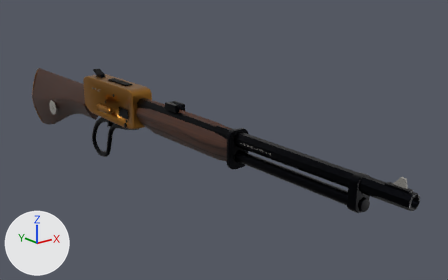
An edit to the glTF model public/models/lever.glb, drawn before and after from the same camera.
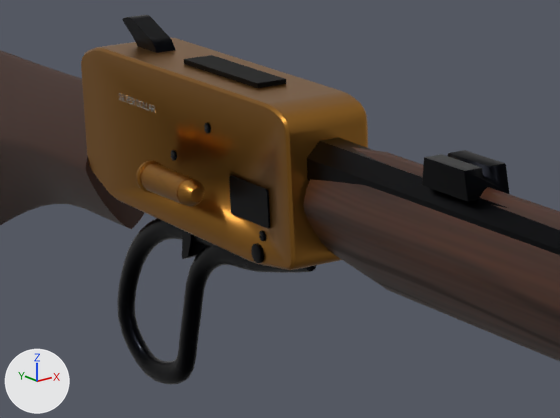
Each version appears first whole from a 50 mm camera at (-0.511, -0.912, 0.252) aimed at (0.076, -0.178, -0.041), and next in a close-up on the part from 14% to 44% of the width and 23% to 59% of the height. The axes (+X, +Y, +Z) are drawn at lower left. The lights are the same throughout. The first two pictures are the older version. Vertices at exactly the same position are counted once.

In view in the first close-up: 'Barrel', 'Forearm', 'Hammer', 'Lever', 'Loading round', 'Receiver', 'Stock' and 1 more.
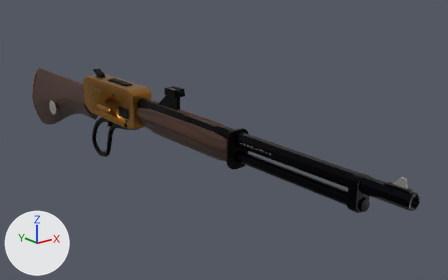
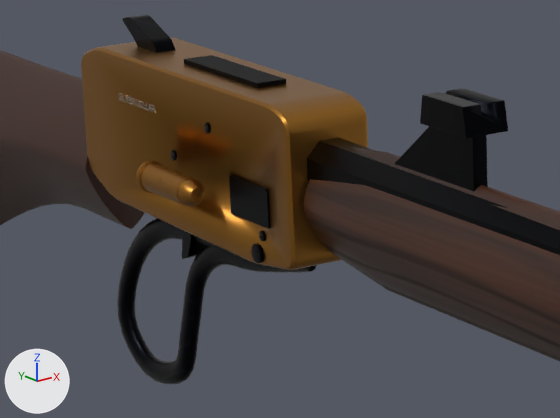
Pixel boxes (x1, y1, x2, y2) of what changed, in the close-ups (560 x 418 px; the box of a moved part takes in the faces that stretch with it):
'Barrel', reshaped: before (307, 137, 560, 255); after (307, 88, 560, 255)
part 1 of me_barrel, moved or reshaped: before (422, 150, 509, 202); after (420, 88, 508, 138)
part 2 of me_barrel, added: after (395, 126, 488, 191)
part 3 of me_barrel, surface changed: (354, 147, 497, 212) in both

The change, as a diff of the scene's bpy script:
```diff
--- a/public/models/lever.glb.py
+++ b/public/models/lever.glb.py
@@ me_barrel @@
 # used by ob_barrel; location = (0.0, 0.0, 0.0)
-me_barrel.from_pydata(...)  # 2385 vertices, 4670 faces; spans x -0.012..0.012, y -0.58..-0.06, z -0.027..0.028
+me_barrel.from_pydata(...)  # 2441 vertices, 4778 faces; spans x -0.012..0.012, y -0.58..-0.06, z -0.027..0.049
+# me_barrel part 1: the loose piece of 72 vertices spanning x -0.009..0.009, y -0.17..-0.14, z 0.015..0.026 is moved by (0.0, 0.0, 0.023)
+# me_barrel part 2: a new loose piece of 56 vertices spanning x -0.003..0.003, y -0.165..-0.11, z 0.015..0.038, in mat_blued_steel
+# me_barrel part 3: 4498 kept faces spanning x -0.012..0.012, y -0.58..-0.06, z -0.027..0.028 get new texture (UV) coordinates
 me_barrel.materials.append(mat_blued_steel)
```
